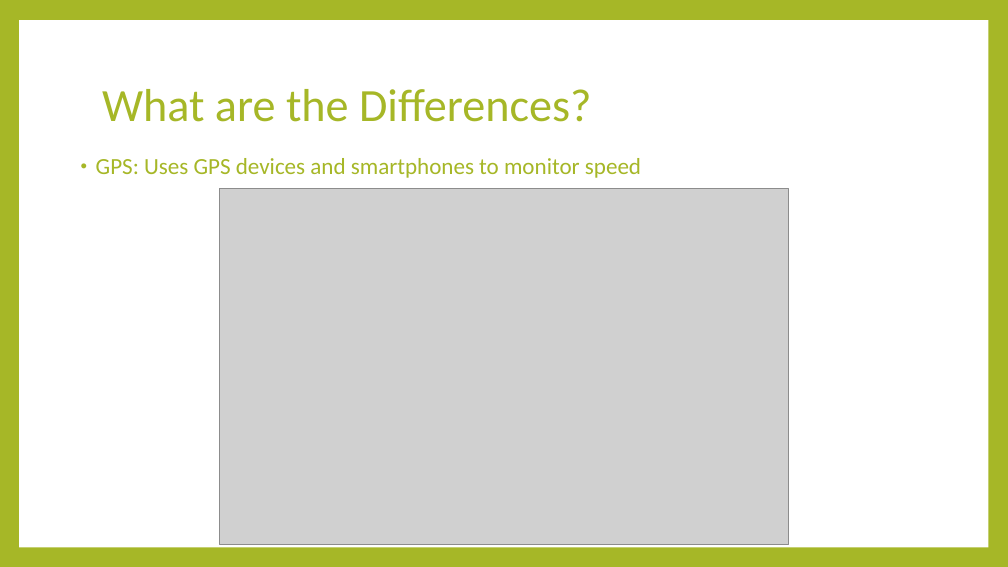
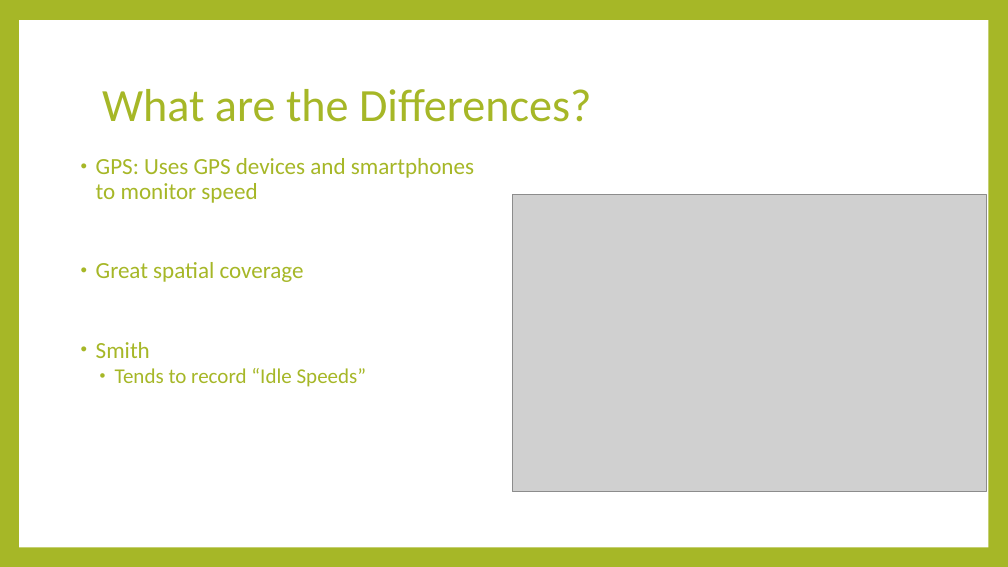
Before and after one commit to jdbr223/ce599-s17, a slide deck: slide 5 of CE599_JB_Project/A Comparative Study of GPS and Bluetooth Speed Data ALong Man O War Boulevard.pptx (slide 4 before the commit). Drawn at 1008x567 pixels with LibreOffice and Linux fonts; fonts in the diff are those of the drawing; grey boxes stand for pictures. Boxes give left, top, right and bottom in pixels: in the first picture for what was removed or moved away, otherwise in the second. Text is boxed around its words. In the diff, an @@ line names an element or a change of style, - is before the commit and + after.

```diff
--- a/CE599_JB_Project/A Comparative Study of GPS and Bluetooth Speed Data ALong Man O War Boulevard.pptx
+++ b/CE599_JB_Project/A Comparative Study of GPS and Bluetooth Speed Data ALong Man O War Boulevard.pptx
@@ picture: place and size @@
-picture at bbox=[219, 188, 789, 544]
+picture at bbox=[513, 195, 987, 492]
@@ text at bbox=[96, 262, 367, 387]: paragraphs added @@
+• Great spatial coverage
+• Smith
+  • Tends to record “Idle Speeds”
```
Also in this commit, not shown: 9 other slides changed, 2 slides added, 1 slide removed.
